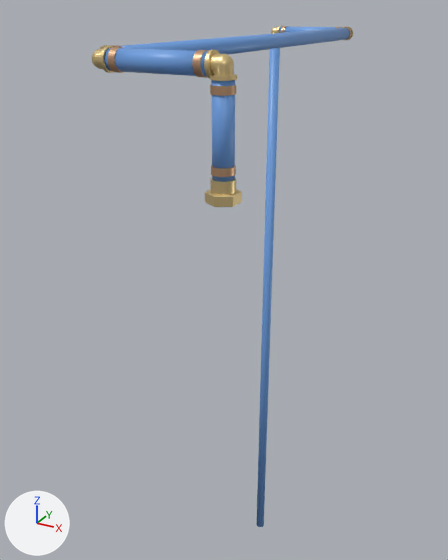
The glTF model slab_pipes_supply__water-city_filter_and_softener-yes_and_plumbing-pex+attic_repipe+pex_branch.glb as it was, and as the next commit left it.
Camera for both pictures: a 50 mm camera at (3.03, 0.217, 1.618) aimed at (2.492, 1.195, 1.129). The lights are fixed; the arrows at lower left show +X, +Y and +Z. The picture after the commit comes second.

In view in the first picture: 'fit_adapter_pipe_supply_to_softener__pex', 'fit_pexelbow_pipe_supply_to_softener__pex_3', 'pipe_supply_to_softener__pex' and 3 more.
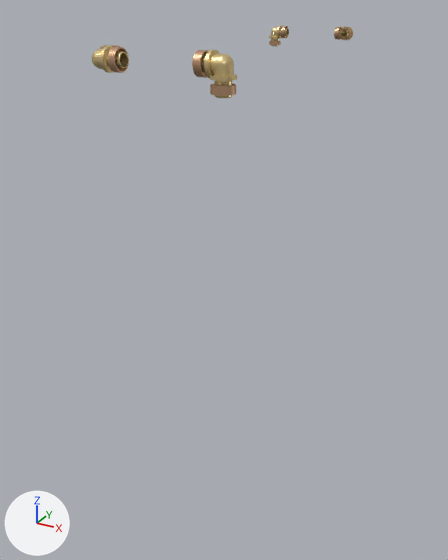
The change, as a diff of the scene's bpy script:
```diff
--- a/slab_pipes_supply__water-city_filter_and_softener-yes_and_plumbing-pex+attic_repipe+pex_branch.glb.py
+++ b/slab_pipes_supply__water-city_filter_and_softener-yes_and_plumbing-pex+attic_repipe+pex_branch.glb.py
@@ ob_fit_adapter_pipe_supply_to_softener__pex @@
-ob_fit_adapter_pipe_supply_to_softener__pex = bpy.data.objects.new('fit_adapter_pipe_supply_to_softener__pex', me_fit_adapter_pipe_supply_to_softener__pex)
-ob_fit_adapter_pipe_supply_to_softener__pex.location = (0.0, 0.0, 0.0)
@@ ob_pipe_supply_to_softener__pex @@
-ob_pipe_supply_to_softener__pex = bpy.data.objects.new('pipe_supply_to_softener__pex', me_pipe_supply_to_softener__pex)
-ob_pipe_supply_to_softener__pex.location = (0.0, 0.0, 0.0)
```

Boxes [x1, y1, x2, y2] around the edits, measured in the pictures (448 x 560 px):
'pipe_supply_to_softener__pex', deleted
    before: [104, 26, 352, 527]
'fit_adapter_pipe_supply_to_softener__pex', deleted (beige)
    before: [205, 165, 242, 207]
    faces in mat_mat_brass_001 (beige #e7ce95): [205, 178, 242, 207]
    faces in mat_mat_crimp_ring (beige #d4aa86): [211, 165, 236, 177]
